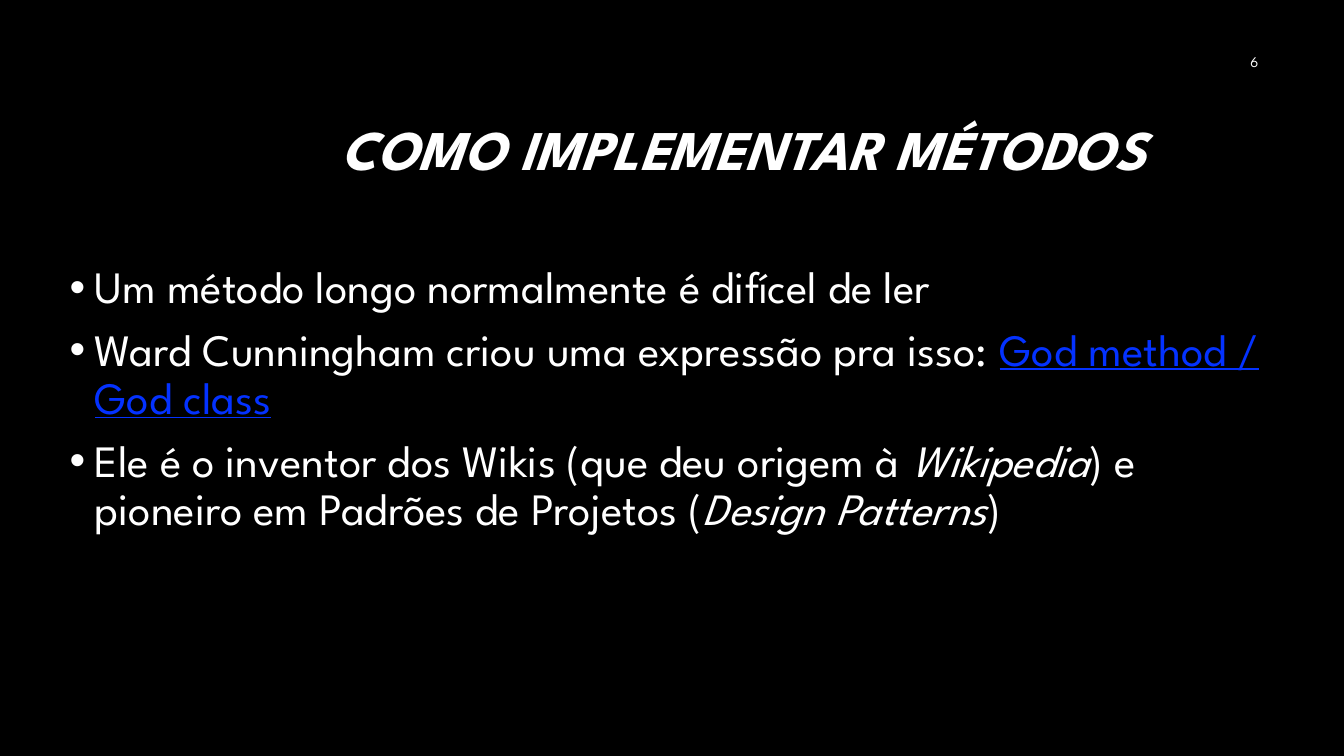
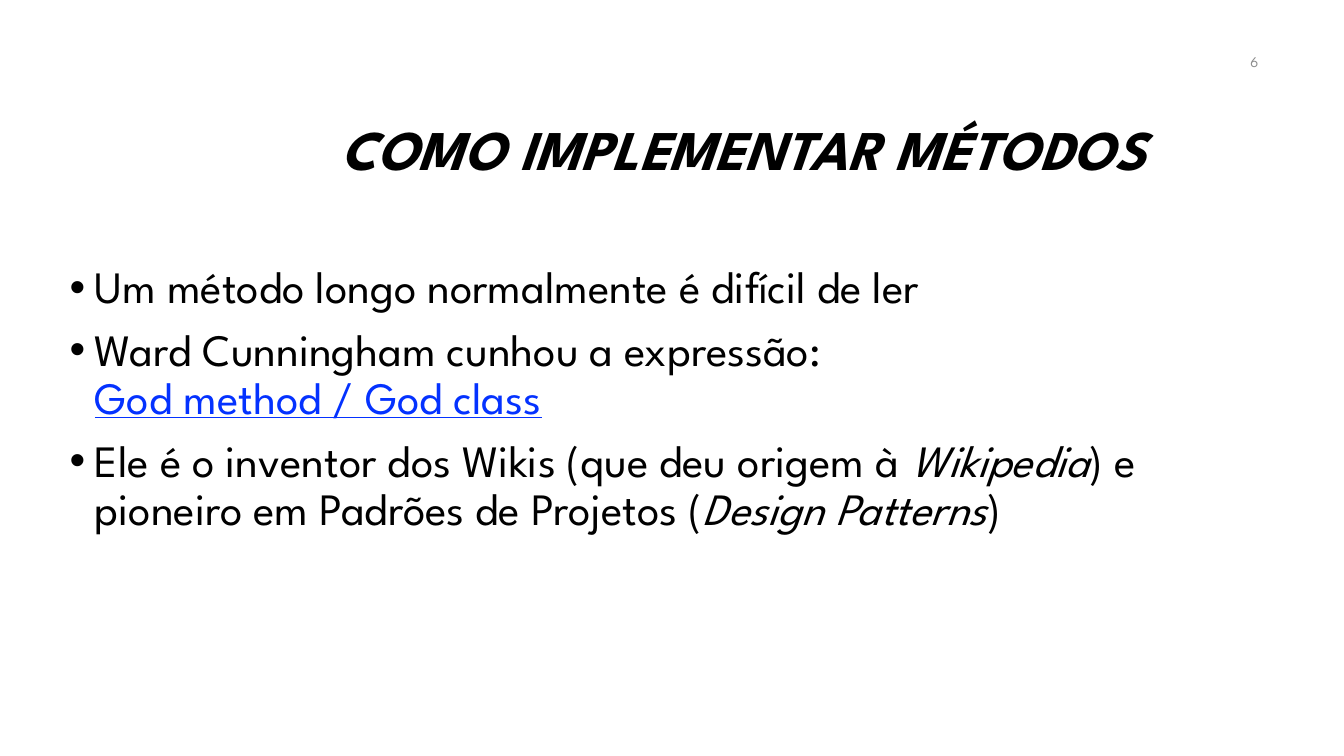
Before and after one commit to iftopalmas/testes-de-software, a slide deck: slide 6 of projects/01-introducao-tdd/tdd.pptx. Drawn at 1344x756 pixels with LibreOffice and Linux fonts; fonts in the diff are those of the drawing; background and template pictures are left out. Boxes give left, top, right and bottom in pixels: in the first picture for what was removed or moved away, otherwise in the second. Text is boxed around its words. In the diff, an @@ line names an element or a change of style, - is before the commit and + after.

```diff
--- a/projects/01-introducao-tdd/tdd.pptx
+++ b/projects/01-introducao-tdd/tdd.pptx
@@ background #000000 to #FFFFFF @@
@@ page number at bbox=[1250, 57, 1258, 67]: text colour #FFFFFF to #8C8C8C @@
@@ title "COMO IMPLEMENTAR MÉTODOS" at bbox=[340, 120, 1146, 171]: text colour #FFFFFF to #000000 @@
@@ text at bbox=[95, 271, 919, 418]: text changed; text colour #FFFFFF to #000000 @@
-• Um método longo normalmente é difícel de ler
-• Ward Cunningham criou uma expressão pra isso: God method / God class
+• Um método longo normalmente é difícil de ler
+• Ward Cunningham cunhou a expressão:
+  God method / God class
@@ text at bbox=[95, 446, 1135, 535]: text colour #FFFFFF to #000000 in "Ele é o inventor dos Wikis (que ..." @@
```
Also in this commit, not shown: 31 other slides changed, 1 slide added, 1 other file.
